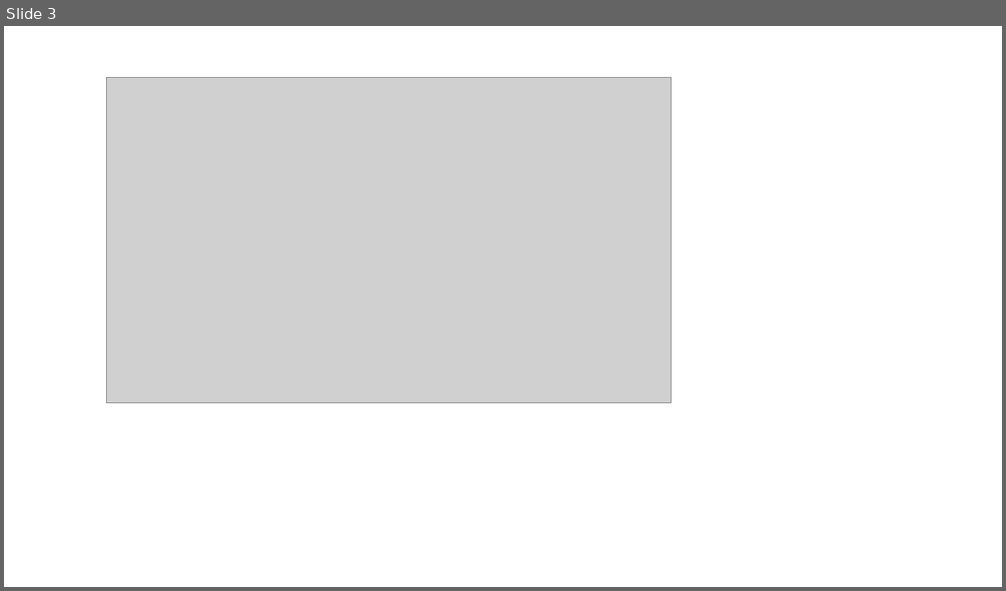
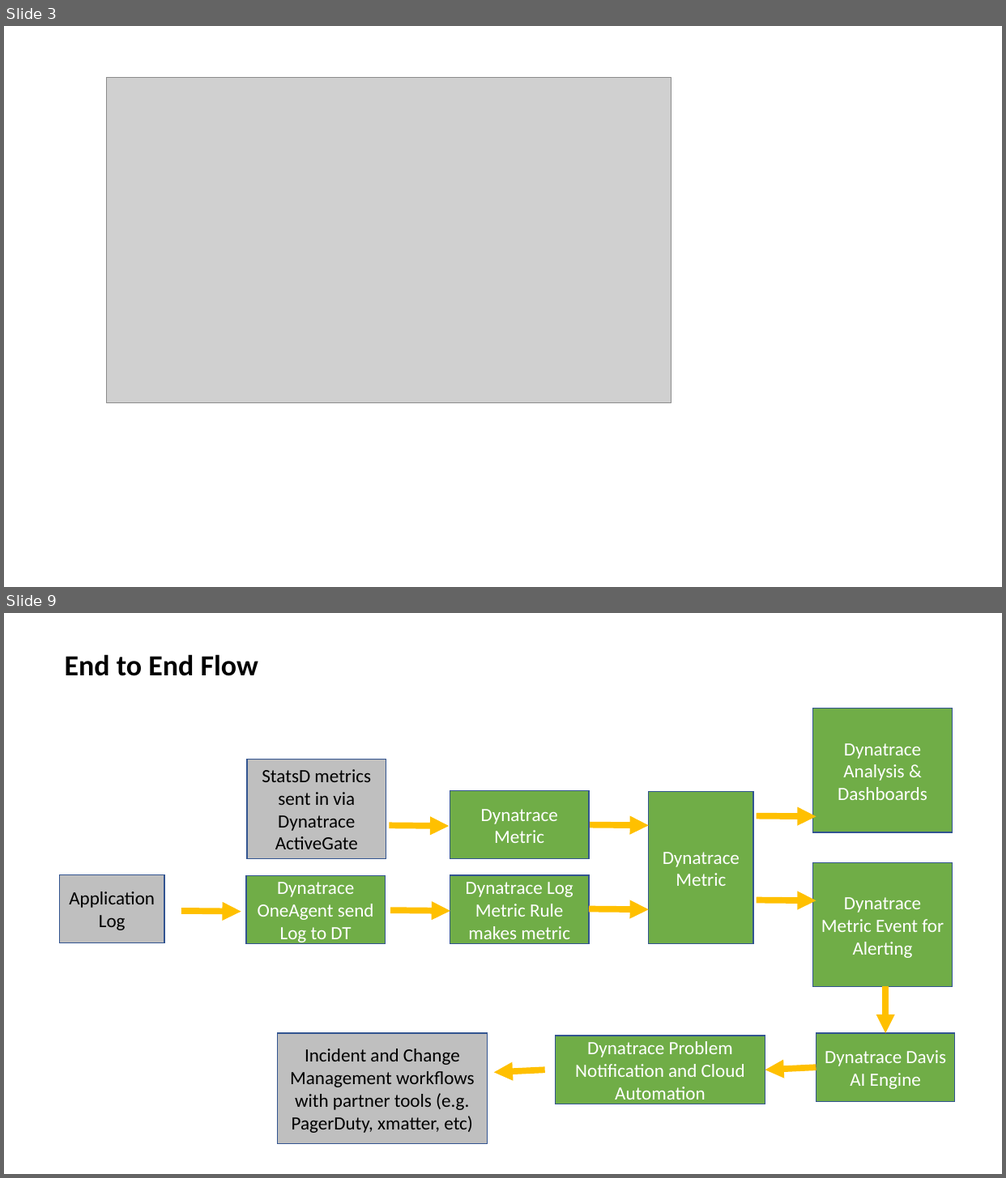
Before and after one commit to dt-demos/dt-metric-and-log-ingest, a slide deck: images/images.pptx. Shown one above the other, each under a label of ours: slide 3 before the commit, slides 3 and 9 after it; the slides between them are not shown. The pictures are 1006x591 and 1006x1178 pixels, drawn with LibreOffice and Linux fonts; fonts in the diff are those of the drawing; grey boxes stand for pictures. Boxes give left, top, right and bottom in pixels: in the first picture for what was removed or moved away, otherwise in the second. Text is boxed around its words. In the diff, an @@ line names an element or a change of style, - is before the commit and + after.

```diff
--- a/images/images.pptx
+++ b/images/images.pptx
@@ slide 9 added at [4, 613, 1002, 1174], background #FFFFFF @@
@@ text added at [65, 654, 258, 676], 28 pt, text #000000, bold @@
+End to End Flow
@@ rectangle added at [813, 709, 953, 833], fill #70AD47, outline #325491 1 pt, 18 pt, text #FFFFFF @@
+Dynatrace Analysis & Dashboards
@@ rectangle added at [247, 759, 386, 858], fill #BFBFBF, outline #325491 1 pt, 18 pt, text #000000 @@
+StatsD metrics sent in via Dynatrace ActiveGate
@@ rectangle added at [450, 790, 590, 858], fill #70AD47, outline #325491 1 pt, 18 pt, text #FFFFFF @@
+Dynatrace Metric
@@ rectangle added at [649, 792, 753, 944], fill #70AD47, outline #325491 1 pt, 18 pt, text #FFFFFF @@
+Dynatrace Metric
@@ arrow added from (389, 825) to (449, 826), #FFC000 6 pt @@
@@ arrow added from (589, 825) to (649, 825), #FFC000 6 pt @@
@@ arrow added from (756, 815) to (816, 816), #FFC000 6 pt @@
@@ rectangle added at [59, 875, 164, 943], fill #BFBFBF, outline #325491 1 pt, 18 pt, text #000000 @@
+Application Log
@@ rectangle added at [246, 875, 386, 944], fill #70AD47, outline #325491 1 pt, 18 pt, text #FFFFFF @@
+Dynatrace OneAgent send Log to DT
@@ rectangle added at [450, 875, 590, 944], fill #70AD47, outline #325491 1 pt, 18 pt, text #FFFFFF @@
+Dynatrace Log Metric Rule makes metric
@@ rectangle added at [813, 863, 953, 987], fill #70AD47, outline #325491 1 pt, 18 pt, text #FFFFFF @@
+Dynatrace Metric Event for Alerting
@@ arrow added from (756, 901) to (816, 901), #FFC000 6 pt @@
@@ arrow added from (181, 911) to (241, 912), #FFC000 6 pt @@
@@ arrow added from (390, 910) to (450, 911), #FFC000 6 pt @@
@@ arrow added from (589, 909) to (649, 909), #FFC000 6 pt @@
@@ arrow added from (886, 986) to (886, 1033), #FFC000 6 pt @@
@@ rectangle added at [277, 1033, 487, 1144], fill #BFBFBF, outline #325491 1 pt, 18 pt, text #000000 @@
+Incident and Change Management workflows with partner tools (e.g. PagerDuty, xmatter, etc)
@@ rectangle added at [556, 1036, 765, 1104], fill #70AD47, outline #325491 1 pt, 18 pt, text #FFFFFF @@
+Dynatrace Problem Notification and Cloud Automation
@@ rectangle added at [816, 1033, 956, 1102], fill #70AD47, outline #325491 1 pt, 18 pt, text #FFFFFF @@
+Dynatrace Davis AI Engine
@@ arrow added from (545, 1071) to (494, 1072), #FFC000 6 pt @@
@@ arrow added from (816, 1067) to (765, 1071), #FFC000 6 pt @@
```
Also in this commit, not shown: 5 other slides added, 15 other files.
